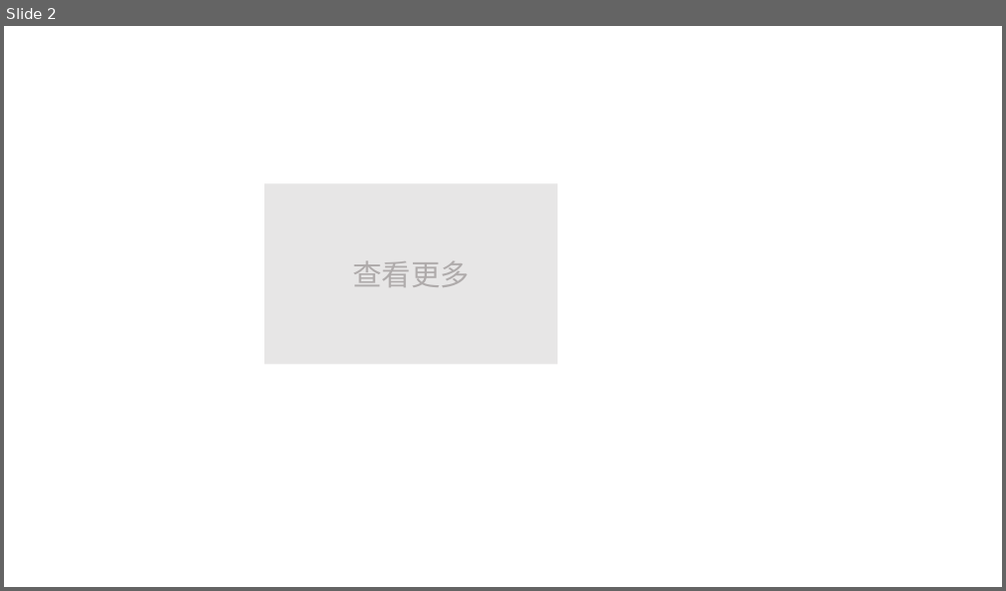
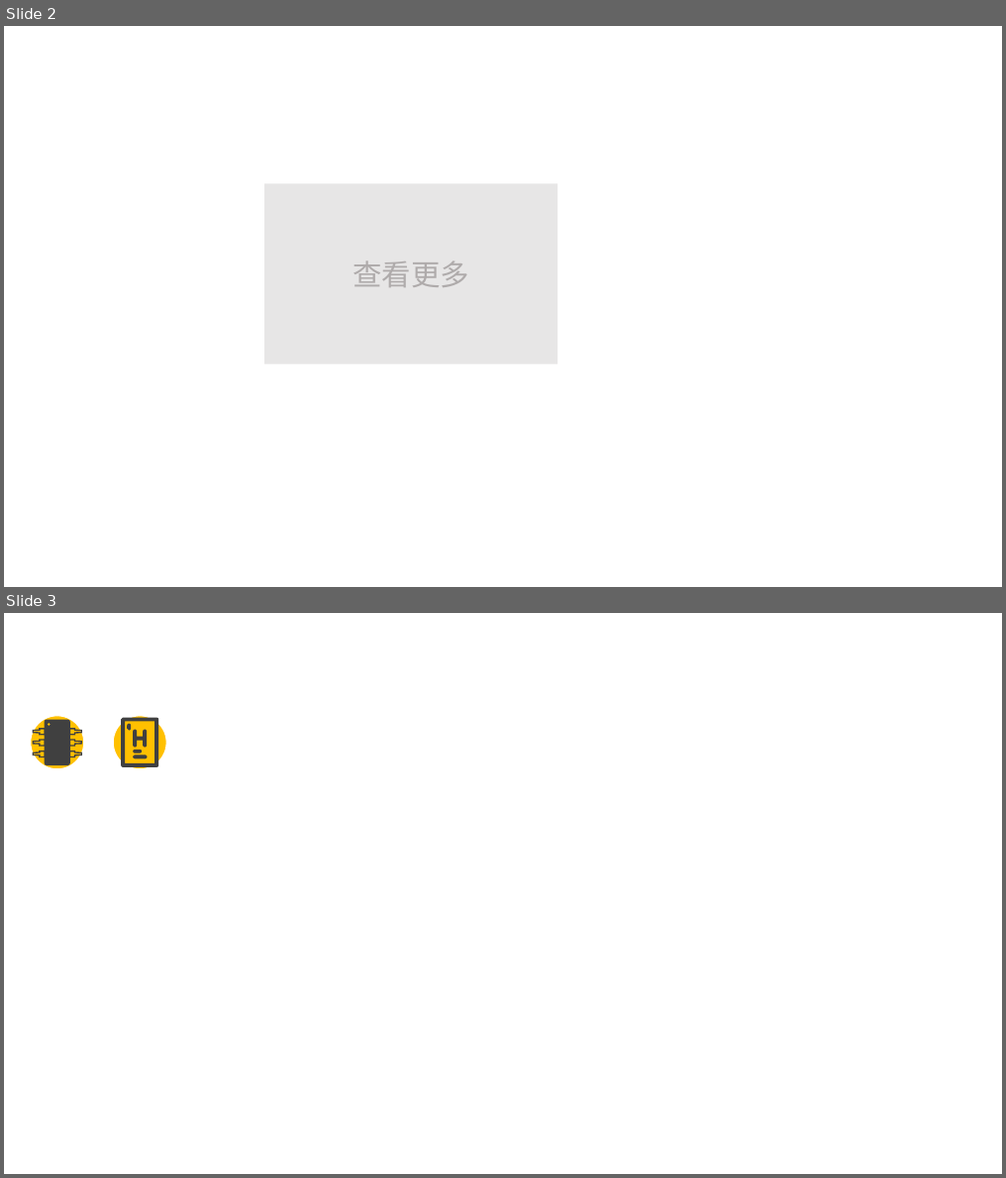
Before and after one commit to goozyshi/Gooit, a slide deck: Gooit自绘图标.pptx. Shown one above the other, each under a label of ours: slide 2 before the commit, slides 2 and 3 after it. The pictures are 1006x591 and 1006x1178 pixels, drawn with LibreOffice and Linux fonts; fonts in the diff are those of the drawing. Boxes give left, top, right and bottom in pixels: in the first picture for what was removed or moved away, otherwise in the second. Text is boxed around its words. In the diff, an @@ line names an element or a change of style, - is before the commit and + after.

```diff
--- a/Gooit自绘图标.pptx
+++ b/Gooit自绘图标.pptx
@@ slide 3 added at [4,613,1002,1174], background #FFFFFF @@
@@ ellipse added at [30,716,83,768], fill #FFC000, outline #FFFFFF 1 pt @@
@@ freeform shape added at [33,719,82,765], fill #404040 @@
@@ ellipse added at [113,716,166,768], fill #FFC000, outline #FFFFFF 1 pt @@
@@ freeform shape added at [121,718,158,768], fill #404040 @@
```
Also in this commit, not shown: 1 slide removed, 28 other files.
